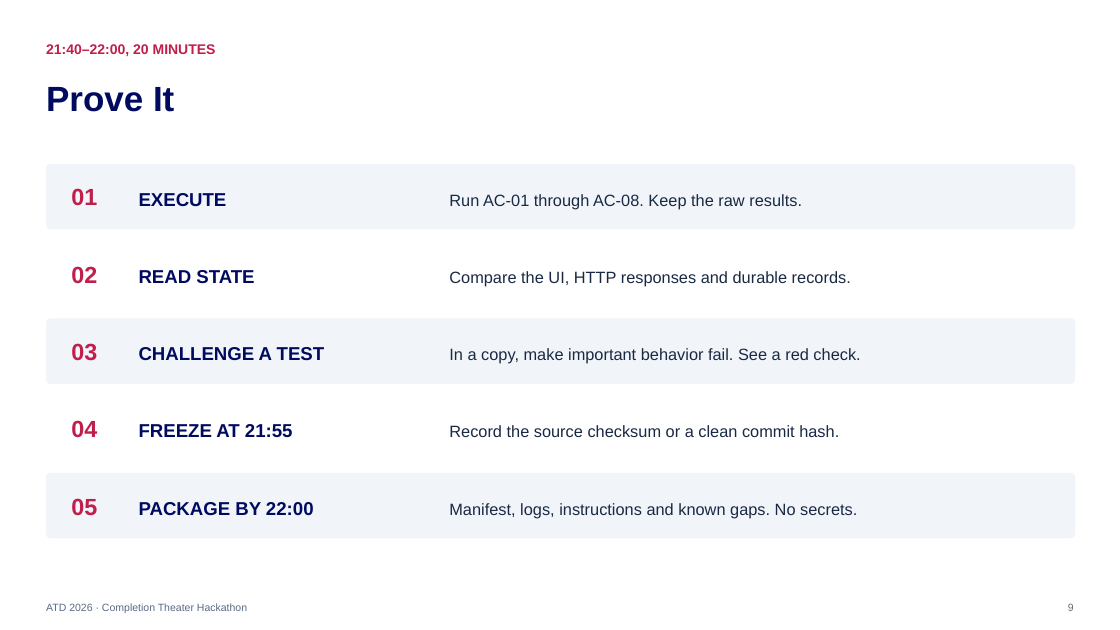
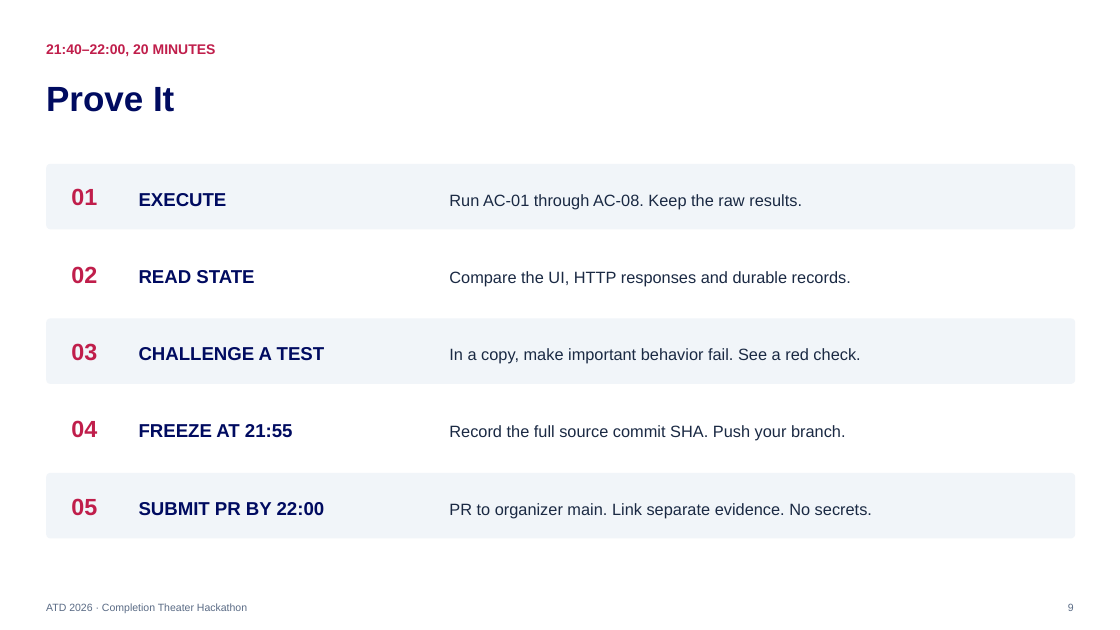
Before and after one commit to proffesor-for-testing/atd-2026-completion-theater-hackathon, a slide deck: slide 9 of materials/ATD-2026-Completion-Theater-Hackathon.pptx. Drawn at 1120x630 pixels with LibreOffice and Linux fonts; fonts in the diff are those of the drawing. Boxes give left, top, right and bottom in pixels: in the first picture for what was removed or moved away, otherwise in the second. Text is boxed around its words. In the diff, an @@ line names an element or a change of style, - is before the commit and + after.

```diff
--- a/materials/ATD-2026-Completion-Theater-Hackathon.pptx
+++ b/materials/ATD-2026-Completion-Theater-Hackathon.pptx
@@ text at (449, 425, 846, 441): text changed @@
-Record the source checksum or a clean commit hash.
+Record the full source commit SHA. Push your branch.
@@ text at (139, 502, 325, 516): text changed @@
-PACKAGE BY 22:00
+SUBMIT PR BY 22:00
@@ text at (449, 503, 872, 518): text changed @@
-Manifest, logs, instructions and known gaps. No secrets.
+PR to organizer main. Link separate evidence. No secrets.
```
Also in this commit, not shown: 3 other slides changed, 30 other files.
